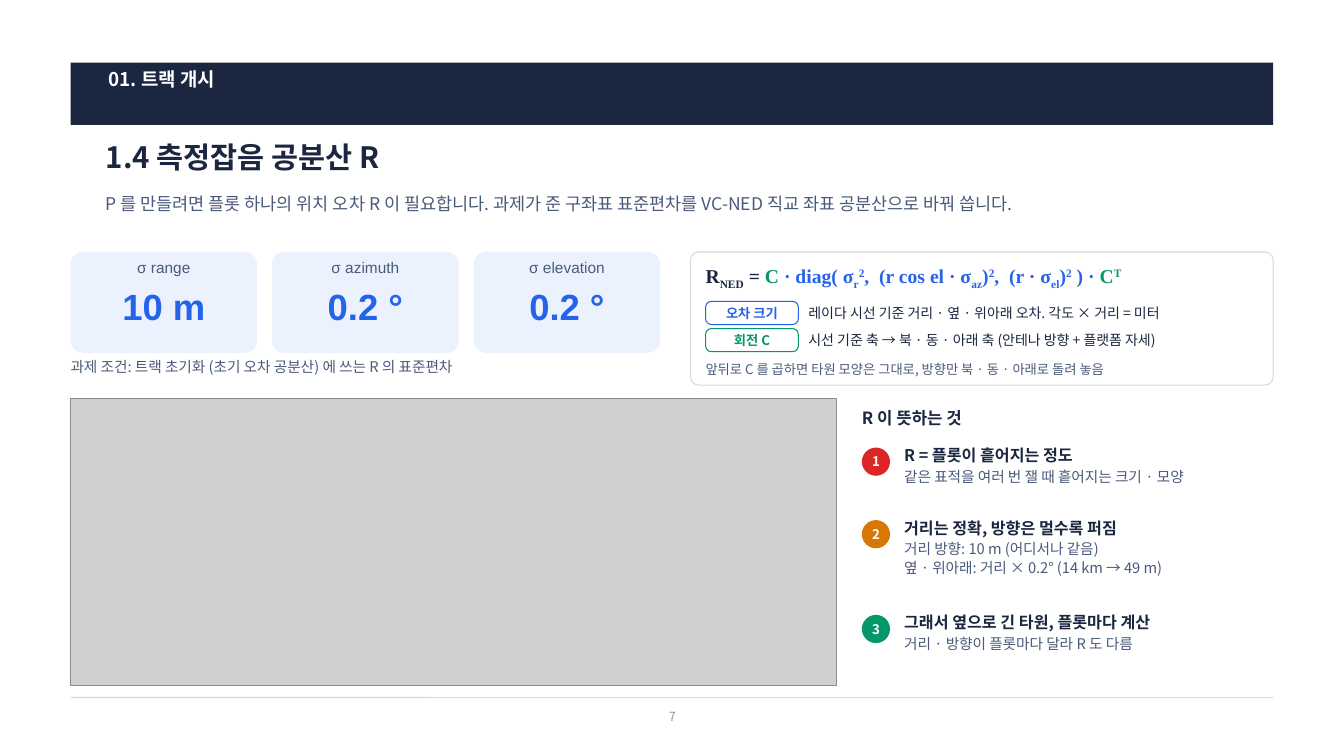
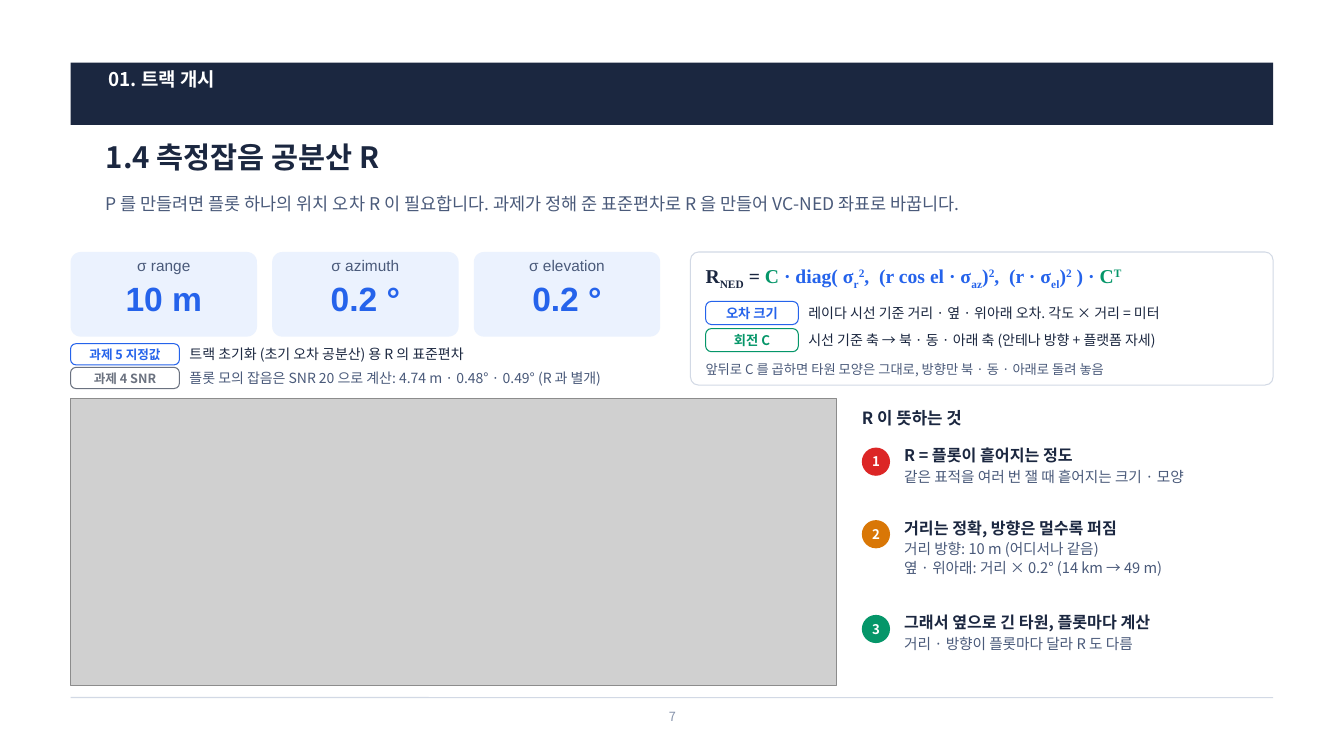
Before and after one commit to harley-hwan/radar-sw-study, a slide deck: slide 7 of Claude outputs/Chapter5_TrackInitMgmt.pptx. Drawn at 1344x756 pixels with LibreOffice and Linux fonts; fonts in the diff are those of the drawing; grey boxes stand for pictures. Boxes give left, top, right and bottom in pixels: in the first picture for what was removed or moved away, otherwise in the second. Text is boxed around its words. In the diff, an @@ line names an element or a change of style, - is before the commit and + after.

```diff
--- a/Claude outputs/Chapter5_TrackInitMgmt.pptx
+++ b/Claude outputs/Chapter5_TrackInitMgmt.pptx
@@ text at (106,195,959,212): text changed @@
-P 를 만들려면 플롯 하나의 위치 오차 R 이 필요합니다. 과제가 준 구좌표 표준편차를 VC-NED 직교 좌표 공분산으로 바꿔 씁니다.
+P 를 만들려면 플롯 하나의 위치 오차 R 이 필요합니다. 과제가 정해 준 표준편차로 R 을 만들어 VC-NED 좌표로 바꿉니다.
@@ rounded rectangle: place and size @@
-rounded rectangle at (71,252,257,353)
+rounded rectangle at (71,252,257,337)
@@ rounded rectangle: place and size @@
-rounded rectangle at (272,252,459,353)
+rounded rectangle at (272,252,459,337)
@@ rounded rectangle: place and size @@
-rounded rectangle at (474,252,660,353)
+rounded rectangle at (474,252,660,337)
@@ size 26 to 24 pt in 3 elements at (126,287,202,312), (331,287,378,312), (532,287,579,312) @@
@@ rounded rectangle added at (71,344,179,365), fill #FFFFFF, outline #2563EB 0.75 pt, 9 pt, text #2563EB, bold @@
+과제 5 지정값
@@ text at (189,347,463,362): text changed; size 10.5 to 10 pt; text colour #4A5A7A to #1B2740 @@
-과제 조건: 트랙 초기화 (초기 오차 공분산) 에 쓰는 R 의 표준편차
+트랙 초기화 (초기 오차 공분산) 용 R 의 표준편차
@@ text "트랙 초기화 (초기 오차 공분산) ..." at (189,347,463,362): vertical alignment top to middle @@
@@ rounded rectangle added at (71,368,179,389), fill #FFFFFF, outline #6B7280 0.75 pt, 9 pt, text #6B7280, bold @@
+과제 4 SNR
@@ text added at (189,371,601,386), 10 pt, text #4A5A7A @@
+플롯 모의 잡음은 SNR 20 으로 계산: 4.74 m · 0.48° · 0.49° (R 과 별개)
```
Also in this commit, not shown: 7 other files.
